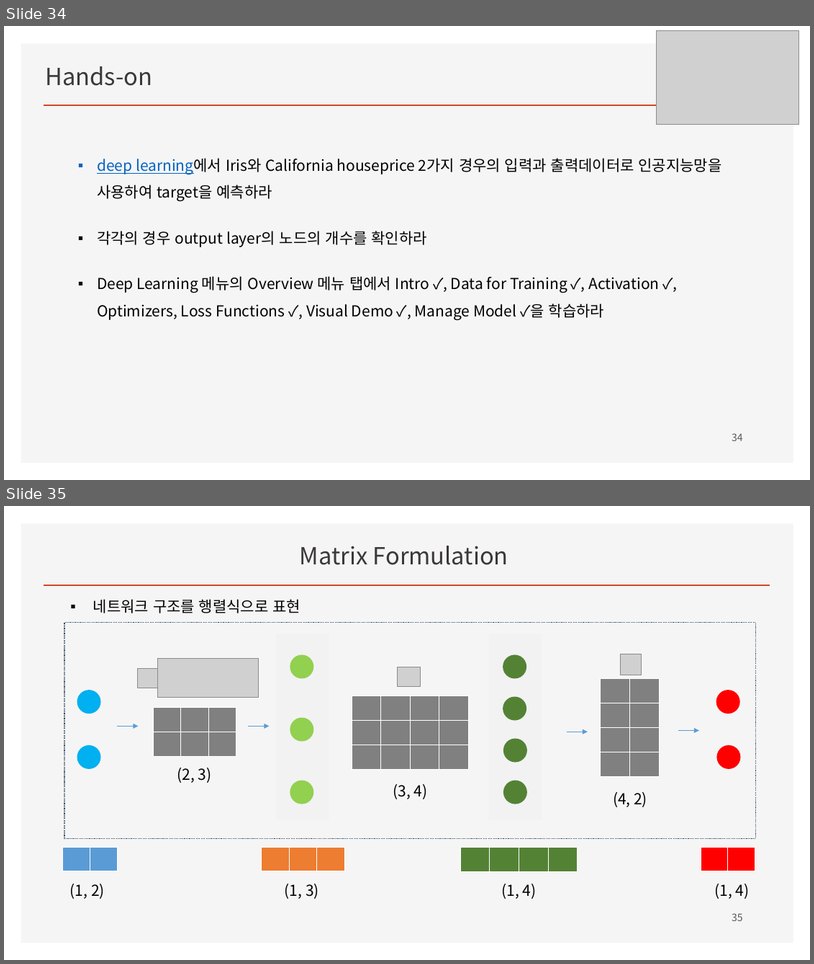
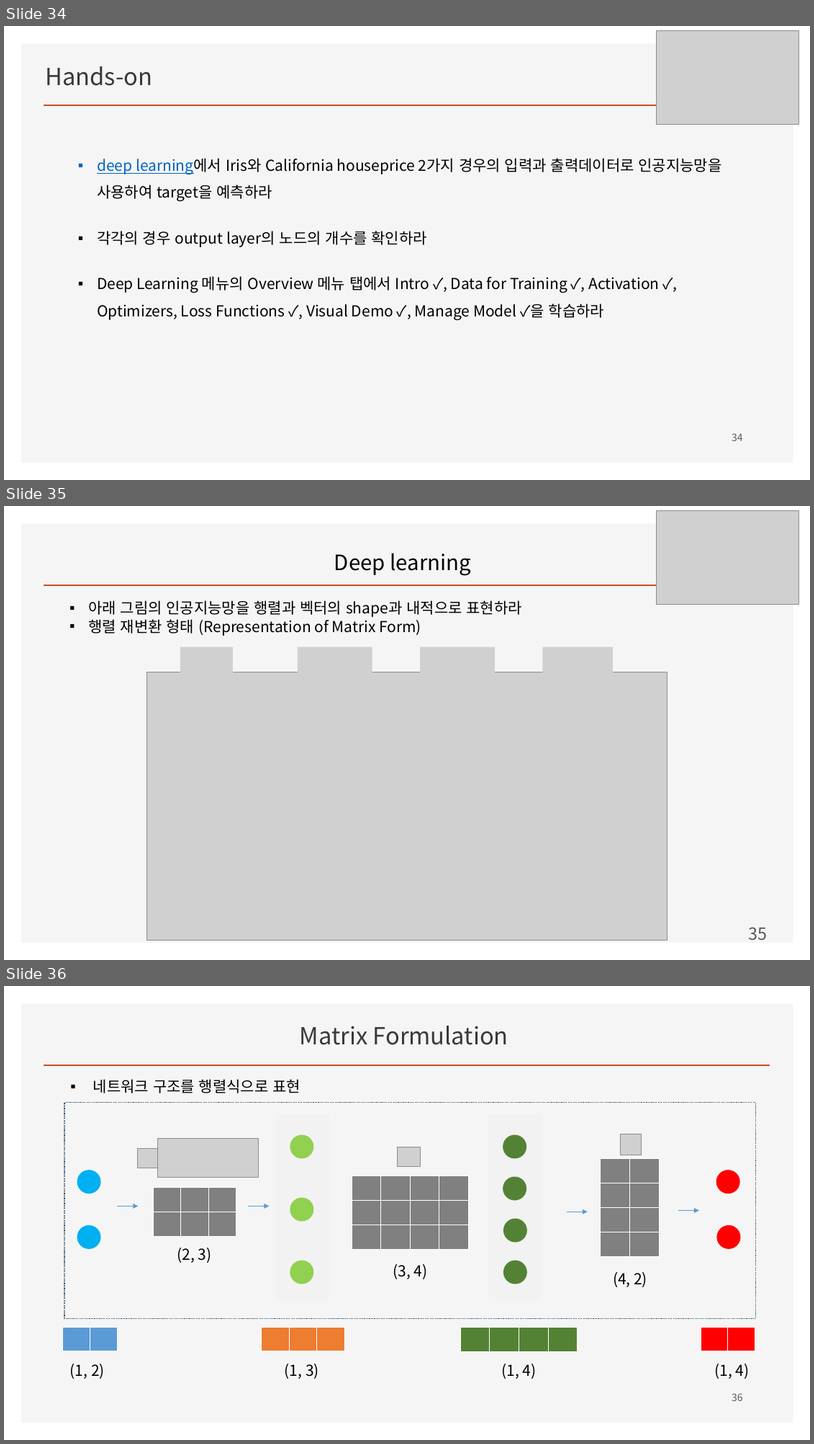
Before and after one commit to ancestor9/mathematics-for-machine-learning, a slide deck: w4_Perceptron_Regression.pptx. Shown one above the other, each under a label of ours: slides 34 and 35 before the commit, slides 34, 35 and 36 after it. The pictures are 814x964 and 814x1444 pixels, drawn with LibreOffice and Linux fonts; fonts in the diff are those of the drawing; grey boxes stand for pictures; background and template pictures are left out. Boxes give left, top, right and bottom in pixels: in the first picture for what was removed or moved away, otherwise in the second. Text is boxed around its words. In the diff, an @@ line names an element or a change of style, - is before the commit and + after.

```diff
--- a/w4_Perceptron_Regression.pptx
+++ b/w4_Perceptron_Regression.pptx
@@ slide 35 added at [4,506,810,960], background picture (left out); not listed: 2 template elements that a slide beside it also shows @@
@@ picture added at [657,510,799,605] @@
@@ title added at [334,553,471,576], 25.2 pt, text #000000 @@
+Deep learning
@@ text added at [88,600,522,636], 18 pt, text #000000 @@
+▪ 아래 그림의 인공지능망을 행렬과 벡터의 shape과 내적으로 표현하라
+▪ 행렬 재변환 형태 (Representation of Matrix Form)
@@ picture added at [180,647,233,674] @@
@@ picture added at [298,647,373,674] @@
@@ picture added at [420,647,495,674] @@
@@ picture added at [543,647,613,674] @@
@@ picture added at [147,672,668,939] @@
@@ page number added at [749,926,768,939], 20 pt, text #595959 @@
+35
@@ what was slide 35 is now slide 36 @@
@@ page number at [732,1393,743,1401]: text changed @@
-35
+36
```
Also in this commit, not shown: 2 other slides added, 2 other files.
